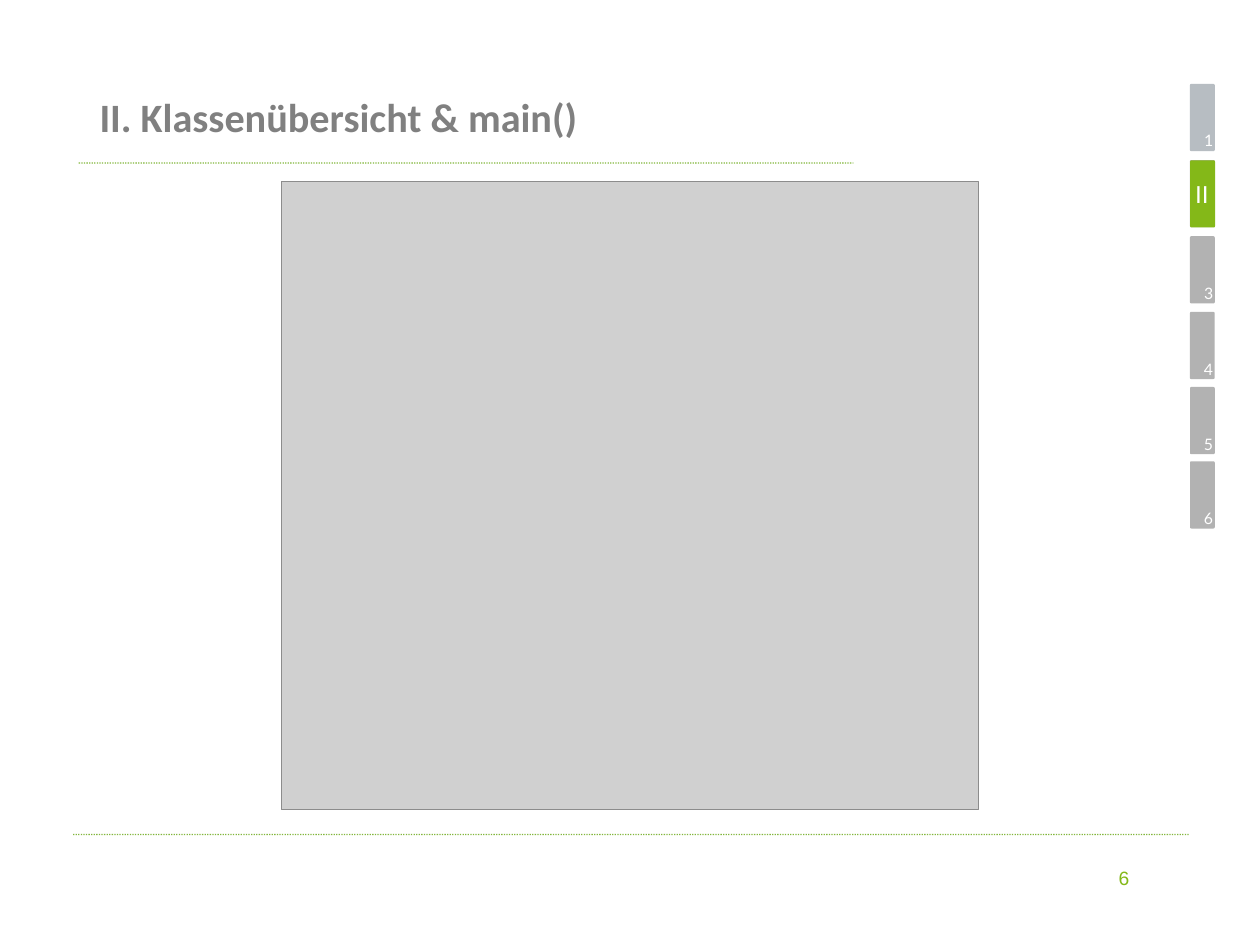
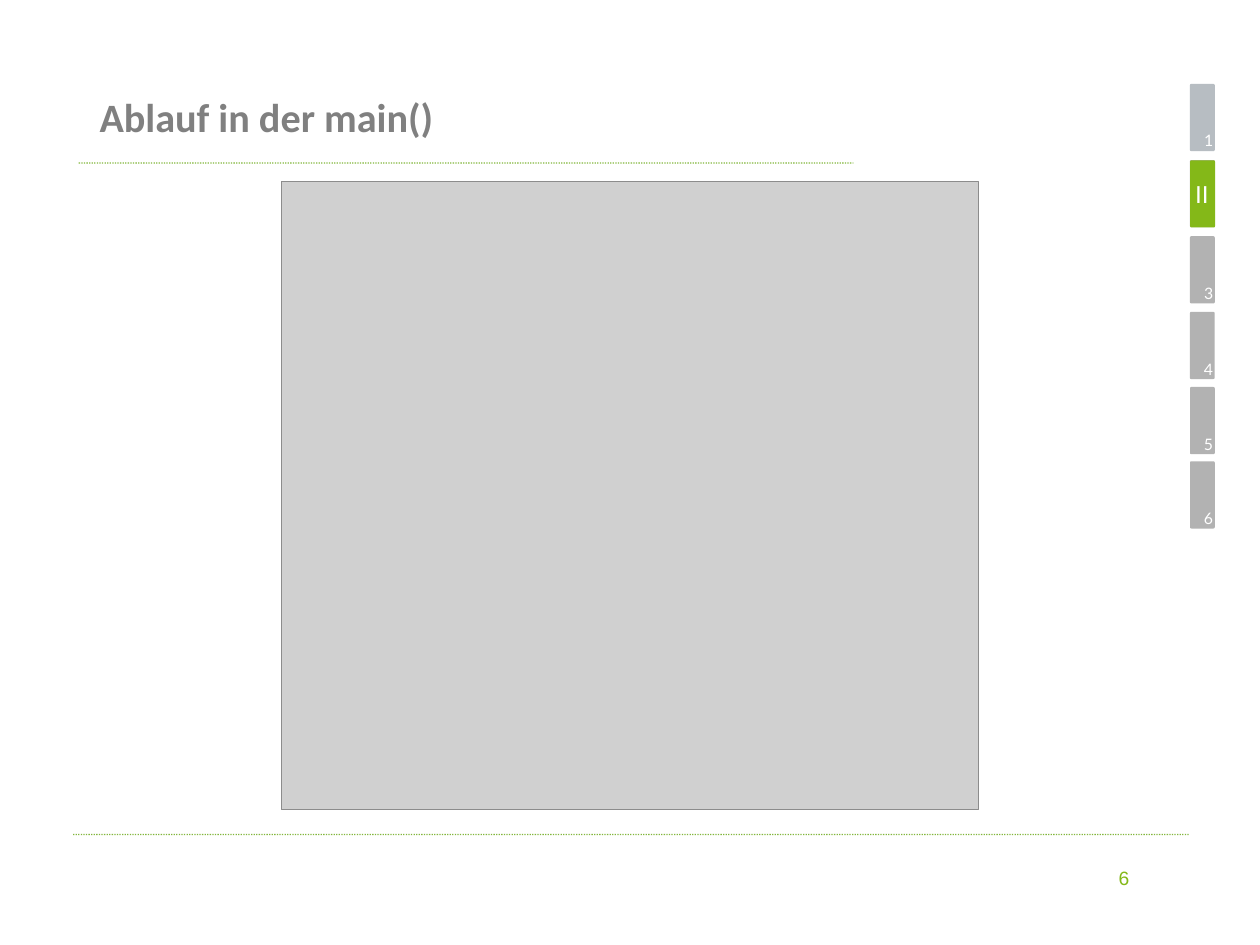
Before and after one commit to koeni90/elevatorUML, a slide deck: slide 6 of Präsentation ohne Ausgeblendete Folie.pptx. Drawn at 1260x945 pixels with LibreOffice and Linux fonts; fonts in the diff are those of the drawing; grey boxes stand for pictures; background and template pictures are left out. Boxes give left, top, right and bottom in pixels: in the first picture for what was removed or moved away, otherwise in the second. Text is boxed around its words. In the diff, an @@ line names an element or a change of style, - is before the commit and + after.

```diff
--- a/Präsentation ohne Ausgeblendete Folie.pptx
+++ b/Präsentation ohne Ausgeblendete Folie.pptx
@@ title at (100,102,433,138): text changed @@
-II. Klassenübersicht & main()
+Ablauf in der main()
```
Also in this commit, not shown: 6 other slides changed.
